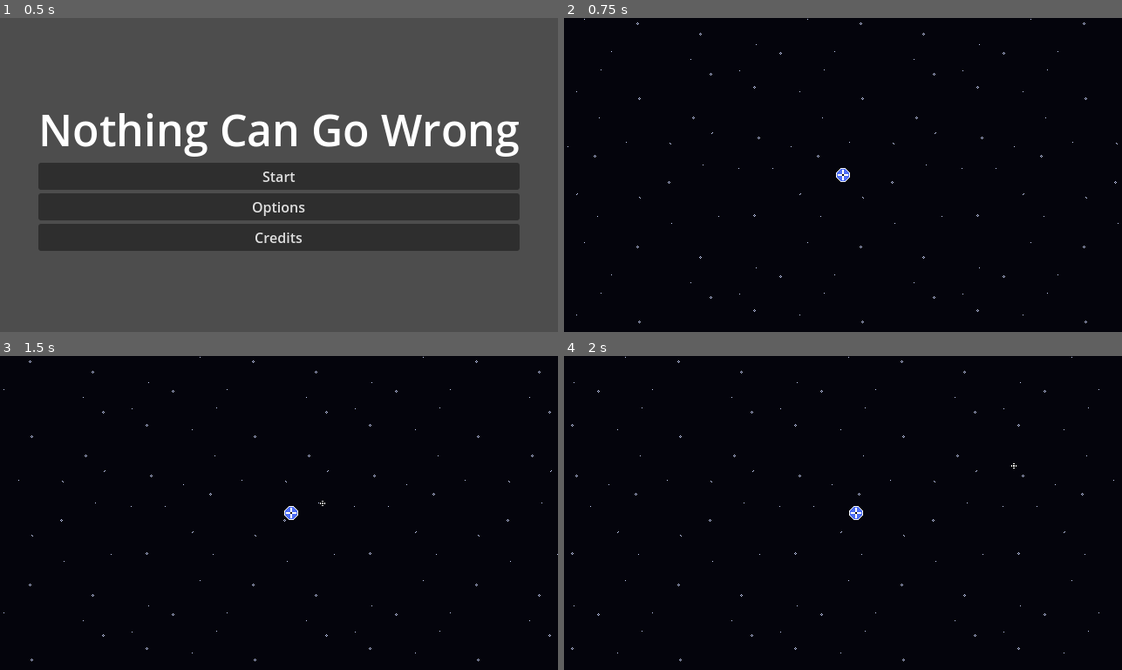
Above: before the commit, frames 1-4 (two rows, left to right).
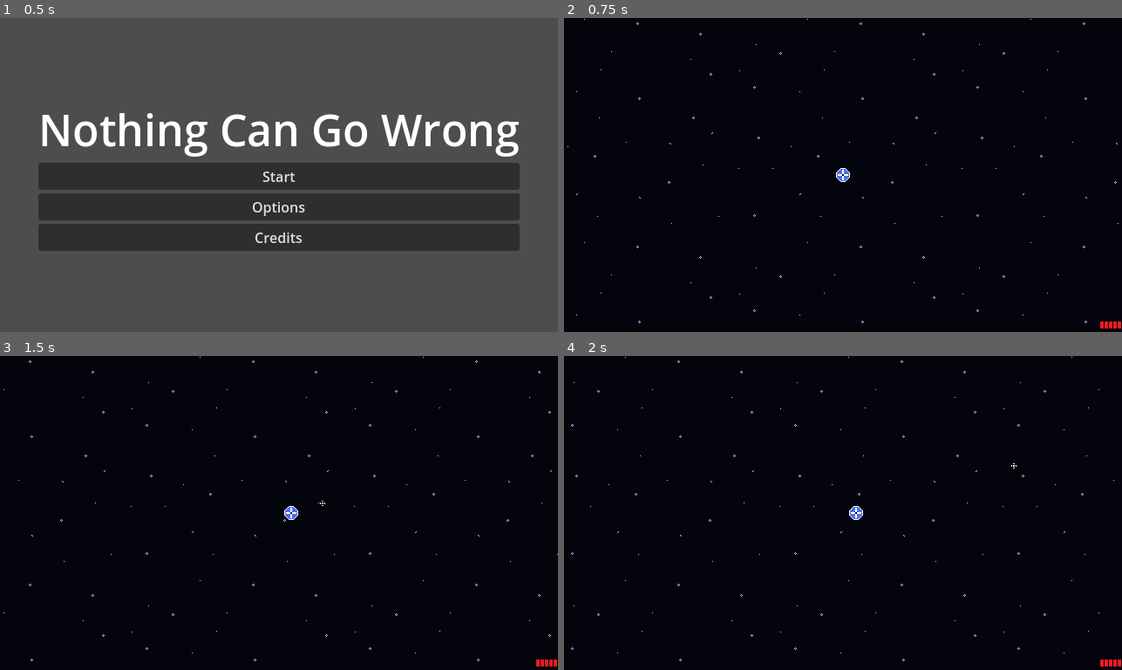
Above: after the commit, the same moments.

Repository: WinterAtne/Game-Jam
Game: Godot game, scene res://scenes/main.tscn
Two runs of this game, one before a commit and one after it. Both use one fixed random seed, a clock stepped at 60 frames per second and the inputs below.
Inputs (mouse positions are in pixels of both pictures, inside the frame that each line leads up to):
- Up to frame 1 (0.5 s): no input
- Up to frame 2 (0.75 s): click "Start" at 0.5 s
- Up to frame 3 (1.5 s): tap Enter at 1.25 s; move the mouse to (401, 497) at 1.27 s; hold D (right) from 1.28 s (still down); click (401, 497) at 1.35 s
- Up to frame 4 (2 s): keep holding D (right)

Frame 1 is identical in both runs. In frame 2, less than 0.1% of the frame differs, in the area x 96-100%, y 96-99%; in frame 3, less than 0.1%; in frame 4, less than 0.1%.

Commit message:
Added player health bar

Diff:
--- a/scenes/player.gd
+++ b/scenes/player.gd
@@ -58,3 +58,4 @@
 	knockback = attacker.knockback * -direction
 	velocity += knockback / 4
 	%TintLayer.change_color(damage_color, color_transition_weight)
+	%PlayerStatus.set_health(new_health)
--- a/scenes/player.tscn
+++ b/scenes/player.tscn
@@ -1,10 +1,11 @@
-[gd_scene load_steps=8 format=3 uid="uid://cpc1b408ujakp"]
+[gd_scene load_steps=9 format=3 uid="uid://cpc1b408ujakp"]
 
 [ext_resource type="Script" path="res://scenes/player.gd" id="1_r8t1g"]
 [ext_resource type="Texture2D" uid="uid://cp8y0caaxvah5" path="res://asssets/tmp_player_sprite.png" id="2_f5uee"]
 [ext_resource type="PackedScene" uid="uid://dv663kbkwx3ck" path="res://scenes/gun.tscn" id="3_7s370"]
 [ext_resource type="Script" path="res://scenes/damageable.gd" id="4_s10mj"]
-[ext_resource type="PackedScene" uid="uid://xhg38k6w2owi" path="res://scenes/tint_layer.tscn" id="5_iyi54"]
+[ext_resource type="PackedScene" uid="uid://xhg38k6w2owi" path="res://scenes/ui/tint_layer.tscn" id="5_iyi54"]
+[ext_resource type="PackedScene" uid="uid://beqeb8a1qit2n" path="res://scenes/ui/player_status.tscn" id="6_vnc02"]
 
 [sub_resource type="CircleShape2D" id="CircleShape2D_wa74q"]
 radius = 7.0
@@ -34,7 +35,7 @@
 collision_mask = 32768
 script = ExtResource("4_s10mj")
 invulnerable_time = 0.75
-max_health = 2000
+max_health = 5
 
 [node name="CollisionShape2D" type="CollisionShape2D" parent="Damageable"]
 shape = SubResource("CircleShape2D_37oti")
@@ -42,6 +43,9 @@
 [node name="TintLayer" parent="." instance=ExtResource("5_iyi54")]
 unique_name_in_owner = true
 
+[node name="PlayerStatus" parent="." instance=ExtResource("6_vnc02")]
+unique_name_in_owner = true
+
 [connection signal="gun_fied" from="." to="Gun" method="shoot"]
 [connection signal="died" from="Damageable" to="." method="_on_damageable_died"]
 [connection signal="took_damage" from="Damageable" to="." method="_on_damageable_took_damage"]
--- /dev/null
+++ b/scenes/ui/player_status.gd
@@ -0,0 +1,4 @@
+extends CanvasLayer
+
+func set_health(new_health : int) -> void:
+	%HealthBar.value = new_health
--- /dev/null
+++ b/scenes/ui/player_status.tscn
@@ -0,0 +1,31 @@
+[gd_scene load_steps=3 format=3 uid="uid://beqeb8a1qit2n"]
+
+[ext_resource type="Script" path="res://scenes/ui/player_status.gd" id="1_0dgi4"]
+[ext_resource type="Texture2D" uid="uid://d3sf6rdoqrw1b" path="res://asssets/tmp_health_bar.png" id="1_jutso"]
+
+[node name="PlayerStatus" type="CanvasLayer"]
+script = ExtResource("1_0dgi4")
+
+[node name="VBoxContainer" type="VBoxContainer" parent="."]
+custom_minimum_size = Vector2(5, 5)
+anchors_preset = 3
+anchor_left = 1.0
+anchor_top = 1.0
+anchor_right = 1.0
+anchor_bottom = 1.0
+offset_left = -25.0
+offset_top = -8.0
+grow_horizontal = 0
+grow_vertical = 0
+
+[node name="HealthBar" type="TextureProgressBar" parent="VBoxContainer"]
+unique_name_in_owner = true
+layout_mode = 2
+max_value = 5.0
+value = 5.0
+rounded = true
+fill_mode = 1
+texture_progress = ExtResource("1_jutso")
+
+[node name="Control" type="Control" parent="VBoxContainer"]
+layout_mode = 2
--- a/scenes/tint_layer.tscn
+++ b/scenes/ui/tint_layer.tscn
@@ -1,6 +1,6 @@
 [gd_scene load_steps=2 format=3 uid="uid://xhg38k6w2owi"]
 
-[ext_resource type="Script" path="res://scenes/tint_layer.gd" id="1_3uwe4"]
+[ext_resource type="Script" path="res://scenes/ui/tint_layer.gd" id="1_3uwe4"]
 
 [node name="Tintlayer" type="CanvasLayer"]
 layer = 10
Binary file added: asssets/tmp_health_bar.png
Not shown, added: asssets/tmp_health_bar.png.import
Renamed: scenes/tint_layer.gd -> scenes/ui/tint_layer.gd
